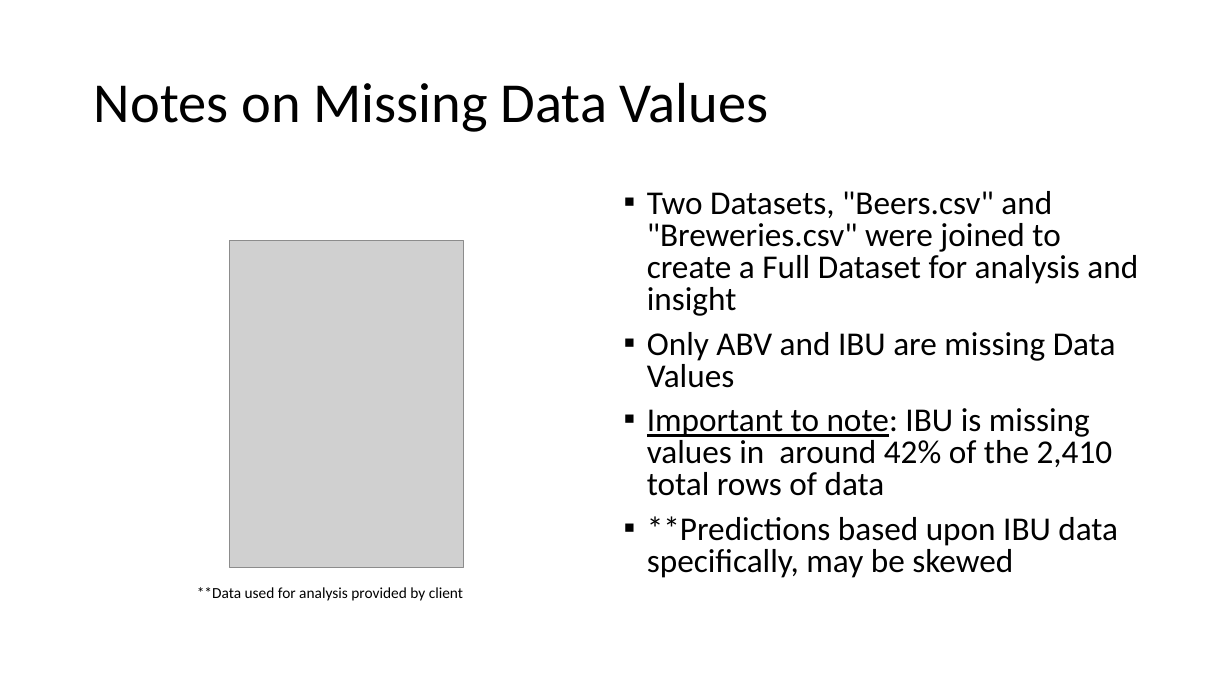
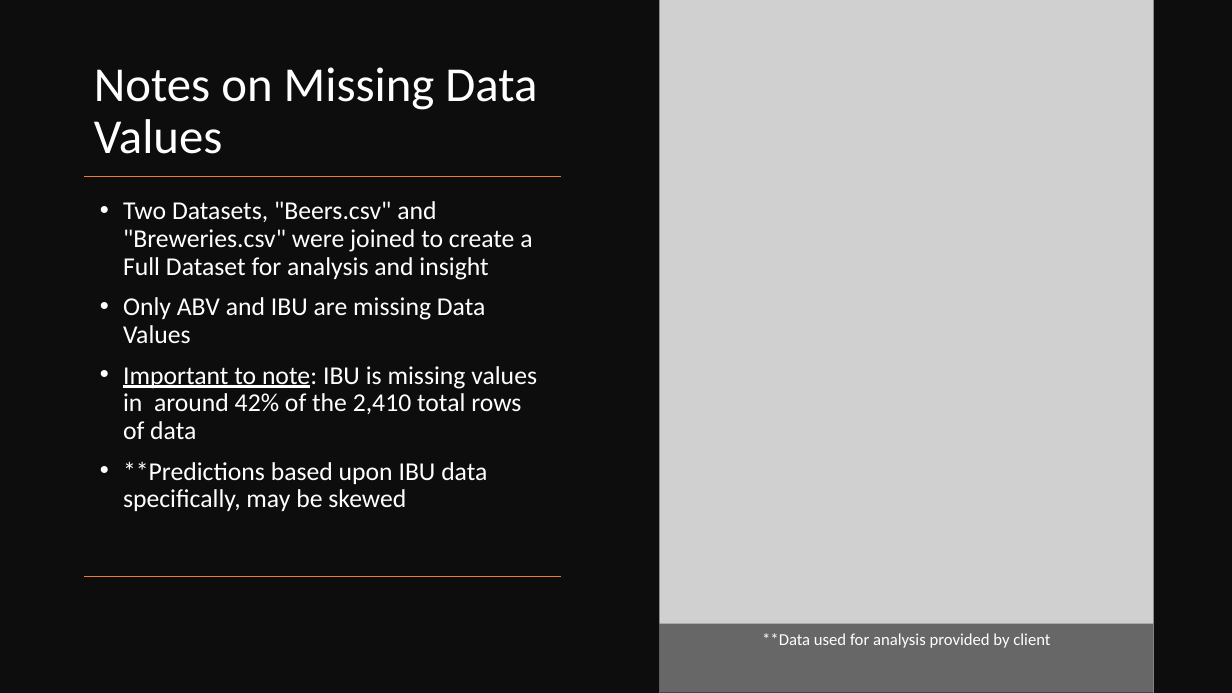
Before and after one commit to nelson4401/Craft_Beers_and_Breweries, a slide deck: slide 3 of EDA_Beer_and_Brews-Case_Study1.pptx. Drawn at 1232x693 pixels with LibreOffice and Linux fonts; fonts in the diff are those of the drawing; grey boxes stand for pictures. Boxes give left, top, right and bottom in pixels: in the first picture for what was removed or moved away, otherwise in the second. Text is boxed around its words. In the diff, an @@ line names an element or a change of style, - is before the commit and + after.

Commit message:
Presentation Updates

```diff
--- a/EDA_Beer_and_Brews-Case_Study1.pptx
+++ b/EDA_Beer_and_Brews-Case_Study1.pptx
@@ rectangle added at [0,0,1232,693], fill #0D0D0D @@
@@ picture: place and size @@
-picture at [230,240,464,567]
+picture at [660,0,1153,693]
@@ title "Notes on Missing Data Values": place and size @@
-title "Notes on Missing Data Values" at [94,82,769,132]
+title "Notes on Missing Data Values" at [94,67,537,154]
@@ title "Notes on Missing Data Values" at [94,67,537,154]: size 44 to 38 pt, text colour #000000 to #FFFFFF; vertical alignment middle to bottom @@
@@ line added from (561, 177) to (84, 177), #ED7D31 1 pt @@
@@ text "Two Datasets, "Beers.csv" and "Breweries.csv" ...": place and size @@
-text "Two Datasets, "Beers.csv" and "Breweries.csv" ..." at [647,191,1138,578]
+text "Two Datasets, "Beers.csv" and "Breweries.csv" ..." at [123,201,537,511]
@@ text "Two Datasets, "Beers.csv" and "Breweries.csv" ..." at [123,201,537,511]: size 25.9 to 20 pt, text colour #000000 to #FFFFFF; bullet ▪ to •; line spacing 0.8 to 0.9 @@
@@ line added from (561, 577) to (84, 577), #ED7D31 1 pt @@
@@ rectangle "**Data used for analysis provided ...": place and size @@
-rectangle "**Data used for analysis provided ..." at [197,587,463,601]
+rectangle "**Data used for analysis provided ..." at [660,624,1153,693]
@@ rectangle "**Data used for analysis provided ..." at [660,624,1153,693]: size 12 to 13 pt, text colour #000000 to #FFFFFF; alignment left to centre; more space between paragraphs; fill none to #000000 at 50% opacity @@
```
Also in this commit, not shown: 5 other slides changed, 3 slides added, 2 slides removed.
